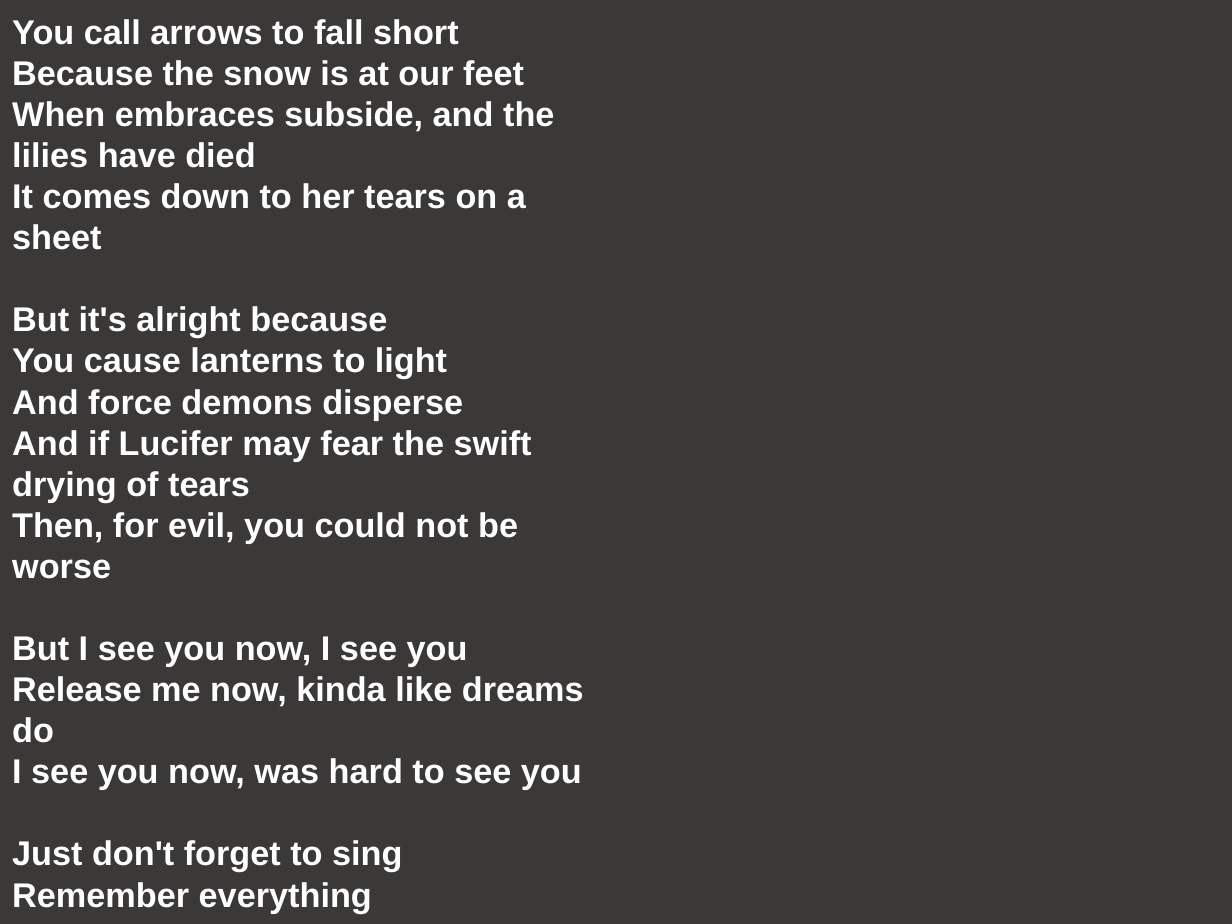
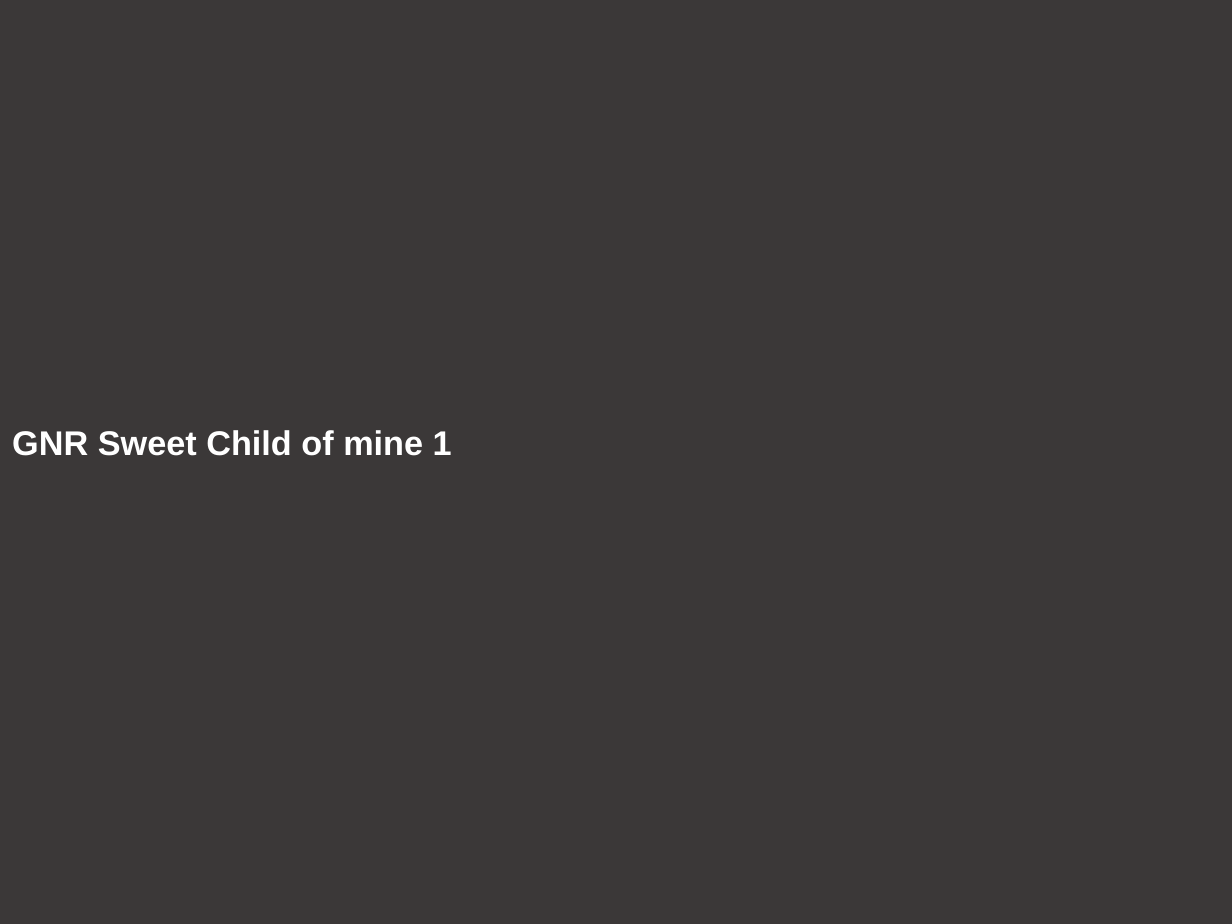
Before and after one commit to olingerc/teleprompter, a slide deck: slide 1 of songbooks/010 - Practice/040 - Guns n Roses - Sweet Child of mine.pptx. Drawn at 1232x924 pixels with LibreOffice and Linux fonts; fonts in the diff are those of the drawing. Boxes give left, top, right and bottom in pixels: in the first picture for what was removed or moved away, otherwise in the second. Text is boxed around its words. In the diff, an @@ line names an element or a change of style, - is before the commit and + after.

```diff
--- a/songbooks/010 - Practice/040 - Guns n Roses - Sweet Child of mine.pptx
+++ b/songbooks/010 - Practice/040 - Guns n Roses - Sweet Child of mine.pptx
@@ text at bbox=[12, 430, 452, 456]: text changed @@
-You call arrows to fall short
-Because the snow is at our feet
-When embraces subside, and the lilies have died
-It comes down to her tears on a sheet
-But it's alright because
-You cause lanterns to light
-And force demons disperse
-And if Lucifer may fear the swift drying of tears
-Then, for evil, you could not be worse
-But I see you now, I see you
-Release me now, kinda like dreams do
-I see you now, was hard to see you
-Just don't forget to sing
-Remember everything
+GNR Sweet Child of mine 1
```
Also in this commit, not shown: 2 slides added, 1 slide removed, 9 other files.
